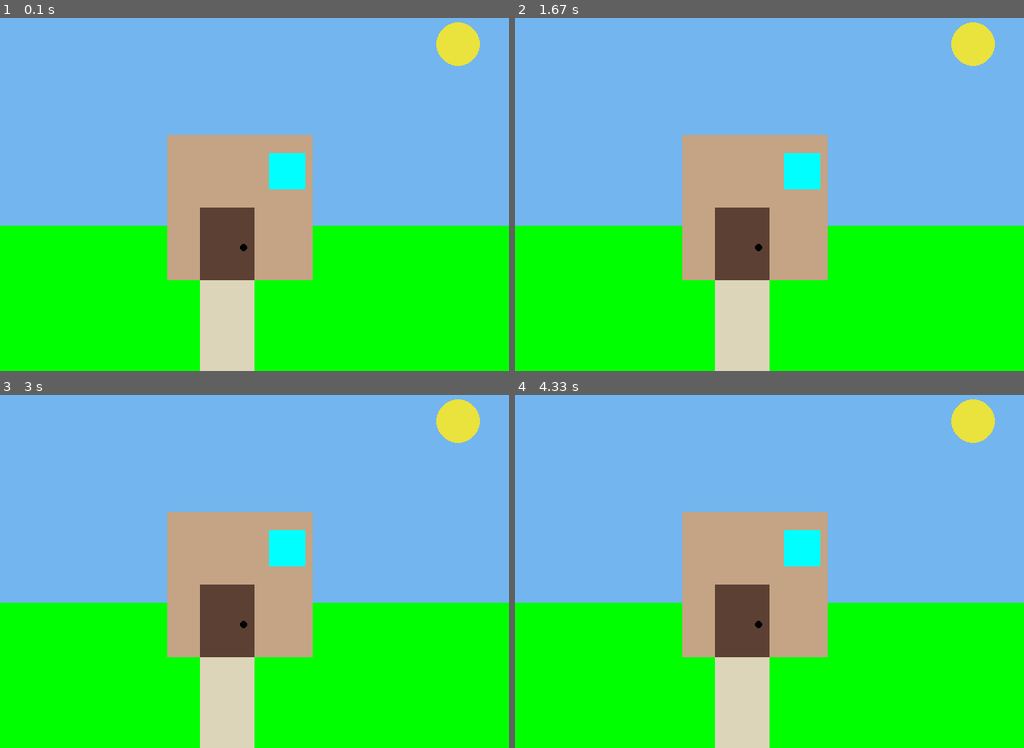
Above: before the commit, frames 1-4 (two rows, left to right).
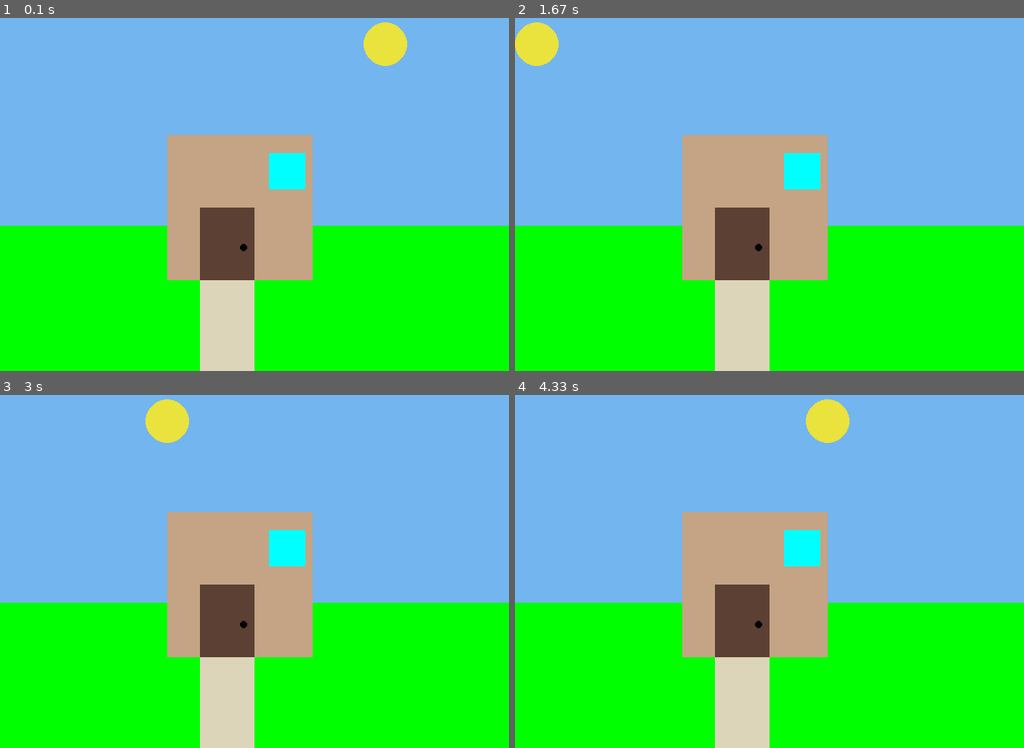
Above: after the commit, the same moments.

Repository: MatijaaBabic/MatijaB-classwork
Game: pygame game, started from pygame/baseCodeForGames.py
The game is run twice, just before and just after one commit, with the same random seed, the same clock (stepped at 60 frames per second) and the same inputs.
Inputs:
- Up to frame 1 (0.1 s): no input
- Up to frame 2 (1.67 s): no input
- Up to frame 3 (3 s): no input
- Up to frame 4 (4.33 s): no input

The runs differ from the first frame. In frame 1, 1.6% of the frame differs, in the area x 71-95%, y 1-14%; in frame 2, 1.6%; in frame 3, 1.6%; in frame 4, 1.6%.

Commit message:
Update baseCodeForGames.py

Diff:
--- a/pygame/baseCodeForGames.py
+++ b/pygame/baseCodeForGames.py
@@ -24,7 +24,8 @@
 BROWN = (196, 164, 132)
 DARKBROWN = (92, 64, 51)
 CYAN = (0, 255, 255)
-
+x = 600
+xoffset = 50
 pygame.init()
 
 # Set the width and height of the screen [width, height]
@@ -60,7 +61,11 @@
     # --- Drawing code should go here
     pygame.draw.rect(screen,GREEN,[0,300,1000,200],0)
     pygame.draw.rect(screen,BLUE,[0,0,1000,300],0)
-    pygame.draw.ellipse(screen, YELLOWISH, [600,20,60,60], 0)
+    if x < 1 or x > 699:
+        xoffset = xoffset * - 1
+    x = x + xoffset
+
+    pygame.draw.ellipse(screen, YELLOWISH, [x,20,60,60], 0)
     pygame.draw.rect(screen,BEIGE,[275,350,75,200],0)
     pygame.draw.rect(screen,BROWN,[230,175,200,200],0)
     pygame.draw.rect(screen,DARKBROWN,[275,275,75,100],0)
